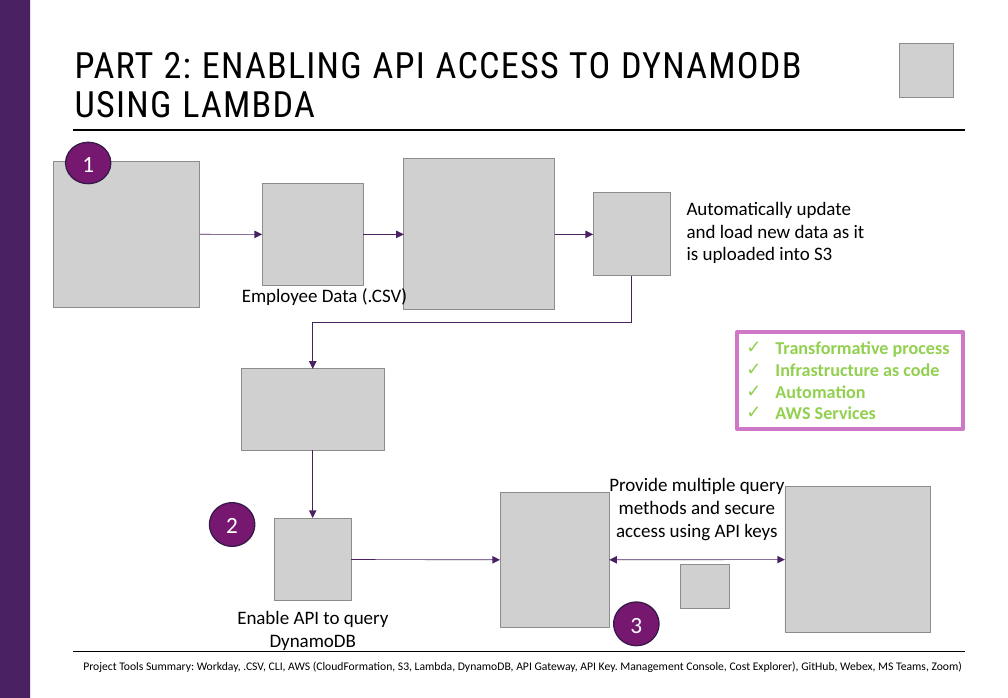
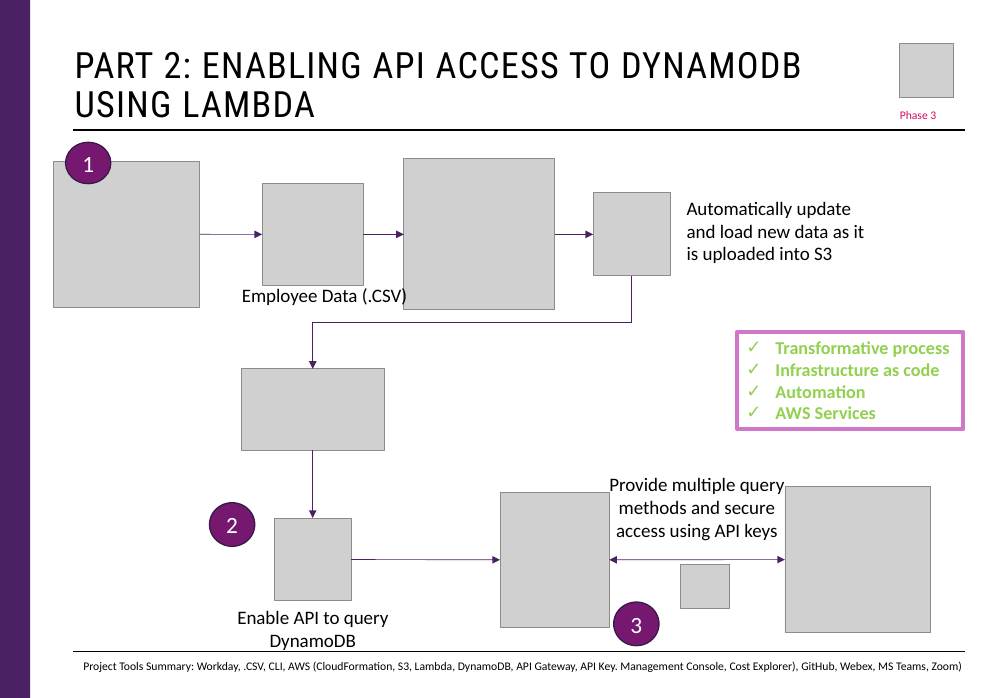
Before and after one commit to jjwad2000/BAHNamelessCloudEng, a slide deck: slide 7 of Dynamic Database Queries - Cloud Eng Team Project.pptx. Drawn at 1008x698 pixels with LibreOffice and Linux fonts; fonts in the diff are those of the drawing; grey boxes stand for pictures. Boxes give left, top, right and bottom in pixels: in the first picture for what was removed or moved away, otherwise in the second. Text is boxed around its words. In the diff, an @@ line names an element or a change of style, - is before the commit and + after.

```diff
--- a/Dynamic Database Queries - Cloud Eng Team Project.pptx
+++ b/Dynamic Database Queries - Cloud Eng Team Project.pptx
@@ freeform shape added at (871,104,965,123), outline #FFFFFF 1 pt, 9 pt, text #D30D65 @@
+Phase 3
```
Also in this commit, not shown: 5 other slides changed.
